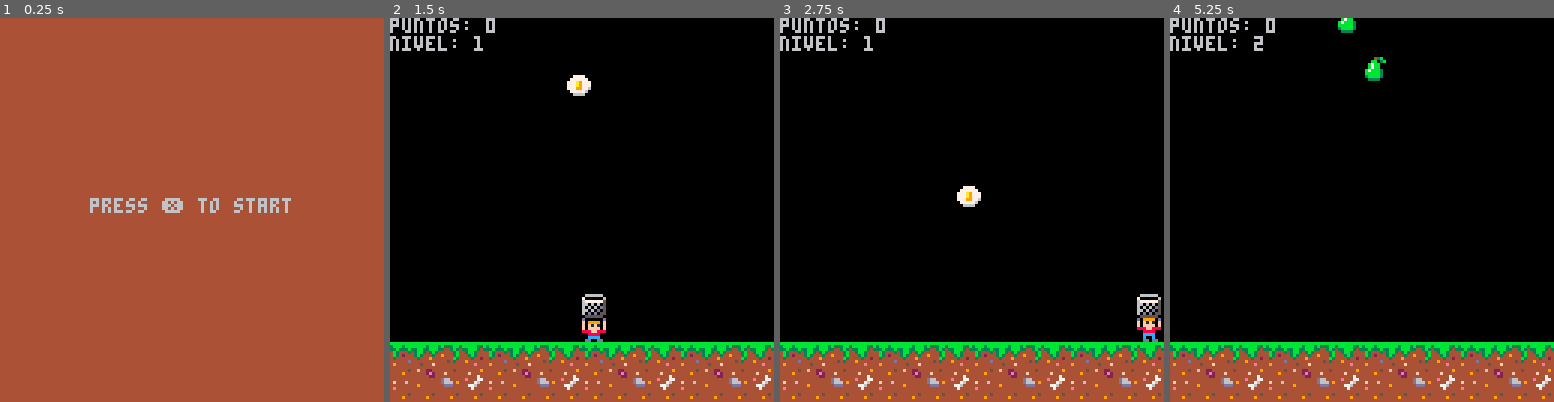
Above: before the commit, frames 1-4 (left to right).
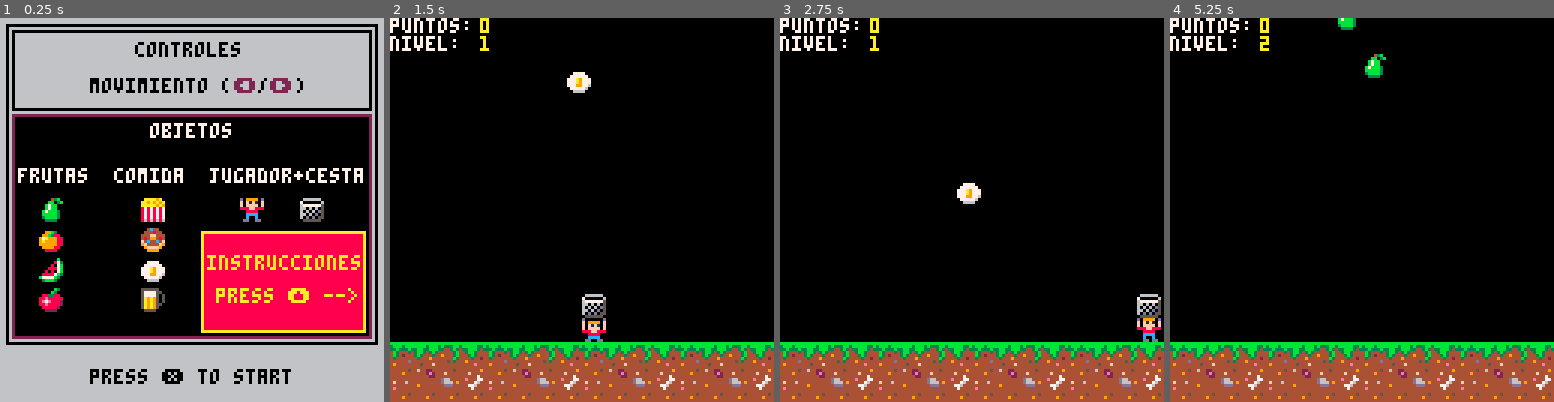
Above: after the commit, the same moments.

Repository: FernandoH1/Juegos
Game: PICO-8 cartridge foodgame.p8
The game is run twice, just before and just after one commit, with the same random seed, the same clock (stepped at 60 frames per second) and the same inputs.
Inputs:
- Up to frame 1 (0.25 s): no input
- Up to frame 2 (1.5 s): tap X (X key) at 0.33, 1.07 s
- Up to frame 3 (2.75 s): hold Right 1.6-2.1 s; tap X (X key) at 1.85 s; hold Up 2.15-2.42 s; hold Right from 2.47 s (still down)
- Up to frame 4 (5.25 s): tap X (X key) at 2.97, 4.08, 5.2 s; release Right at 3.03 s; hold Left 3.08-3.58 s; hold Right 4.02-4.68 s; hold Up 4.73-5.03 s; hold Left from 5.08 s (still down)

The runs differ from the first frame. In frame 1, 100% of the frame differs, in the area x 0-100%, y 0-100%; in frame 2, 1.0%; in frame 3, 1.0%; in frame 4, 1.2%.

Commit message:
Cambios en el Menù

Diff:
--- a/foodgame.p8
+++ b/foodgame.p8
@@ -3,6 +3,8 @@
 __lua__
 --juego de capturar comida
 --the game
+
+function _init()
 
 canasta={
 	s=1
@@ -28,15 +30,16 @@
 }
 
 gravedad=1
-nivel=1
+nivel=0
 puntos=0
-
-function _init()
-				if(nivel==1) then
-					_update = update_menu
-					_draw = init_menu
-				end
-    for i=1,nivel do
+		_update = update_menu
+		_draw = init_menu
+end
+
+function _update_juego()
+
+function crear_food()
+for i=1,nivel do
         fruit={
         	--flr conviente a entero en mumero random
         	--rnd numero random
@@ -48,8 +51,6 @@
         add(frutas,fruit)
     end
 end
-
-function _update_juego()
 	--movimineto del jugador
 	jugador.x += jugador.dx
 	jugador.dx*=jugador.friccion
@@ -116,12 +117,13 @@
 				--# cuenta y corrobora los elementos de la tabla
     if #frutas==0 then
         nivel+=1
-        _init()
+        crear_food()
     end
 
     --game over
     if puntos<0 then
     		sfx(1)
+    		del(frutas,fruit)
     	_update = update_gameover
     	_draw = init_game
     end
@@ -137,14 +139,75 @@
         spr(fruit.sprite,fruit.x,fruit.y)
     end
 
-    print("puntos: "..puntos)
-    print("nivel: "..nivel)
+    print("puntos: ",0,0,7)
+    print(puntos,30,0,10)
+    print("nivel: ",0,6,7)
+    print(nivel,30,6,10)
 end
 -->8
 --menu del juego
 function init_menu()
-	cls(4)
-	print("press ❎ to start",30,60)
+	cls(6)
+	rect(2,2,125,108)
+	rect(4,4,123,30)
+	print("controles",45,8)
+	print("movimiento (  /  )",30,20)
+	print("⬅️ ➡️",78,20,2)
+	rectfill(4,32,123,106,0)
+	rect(4,32,123,106,2)
+	print("objetos",50,35,7)
+	--jugador + canasta
+	spr(jugador.s,80,60,1,1,jugador.giro)
+ spr(canasta.s,100,60)
+ --fruta
+ spr(16,13,60)
+ spr(17,13,70)
+ spr(18,13,80)
+ spr(19,13,90)
+ --comidas
+ spr(20,47,60)
+ spr(21,47,70)
+ spr(22,47,80)
+ spr(23,47,90)
+ --menu de info
+ rectfill(67,71,121,104,8)
+ rect(67,71,121,104,10)
+ --texto
+ print("instrucciones",69,79)
+ print("press ⬆️ -->",72,90)
+
+ print("frutas  comida  jugador+cesta",6,50,7)
+	print("press ❎ to start",30,117,0)
+end
+
+function init_i()
+	cls(6)
+	rect(2,2,125,108,0)
+	rect(4,4,123,15,0)
+	print("instrucciones",40,8)
+	rectfill(4,17,123,106,0)
+	rect(4,17,123,60,11)
+	rect(4,61,123,106,8)
+ --fruta
+ spr(16,8,22)
+ spr(17,8,31)
+ spr(18,17,22)
+ spr(19,17,31)
+ print("puntos frutas (+10)",30,22,3)
+ print("en el nivel 6 se resta",30,32,7)
+ print("5 pts si las frutas impactan",8,42,7)
+ print("contra el suelo.",8,52,7)
+ --comidas
+	spr(20,8,65)
+ spr(21,8,74)
+	spr(22,17,65)
+ spr(23,17,74)
+ print("puntos comida (-10)",30,66,8)
+ print("la comida no descontara",30,74,7)
+ print("puntos si no es capturada o",8,84,7)
+ print("si impacta contra el suelo.",8,94,7)
+ --texto
+ print("<-- volver press ⬆️",25,117,0)
 end
 
 function init_game()
@@ -159,14 +222,28 @@
 		_update = _update_juego
 		_draw = _draw_juego
 	end
+
+	if btnp(⬆️) then
+		_update = update_i
+		_draw = init_i
+	end
 end
 
 function update_gameover()
 	 if btnp(❎) then
-		_update = _update_juego
+	 _update = _update_juego
 		_draw = _draw_juego
 		puntos=0
-		nivel=1
+		nivel=0
+		frutas={}
+	end
+end
+
+function update_i()
+	--sfx(05)
+	if btnp(⬆️) then
+		_update = update_menu
+		_draw = init_menu
 	end
 end
 __gfx__
